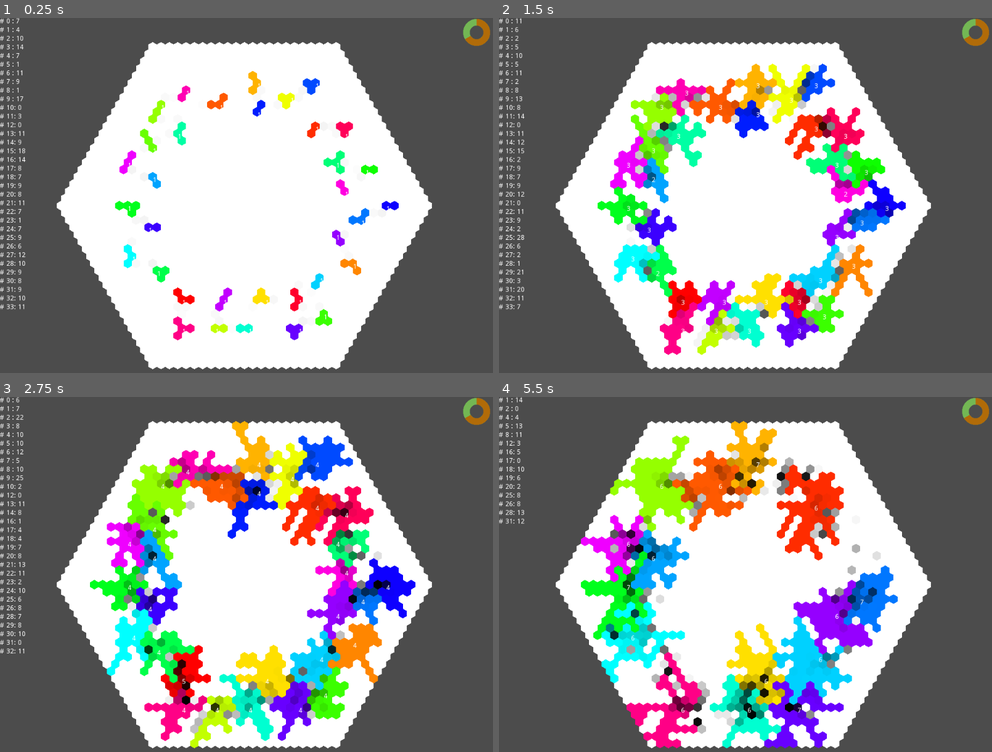
Above: before the commit, frames 1-4 (two rows, left to right).
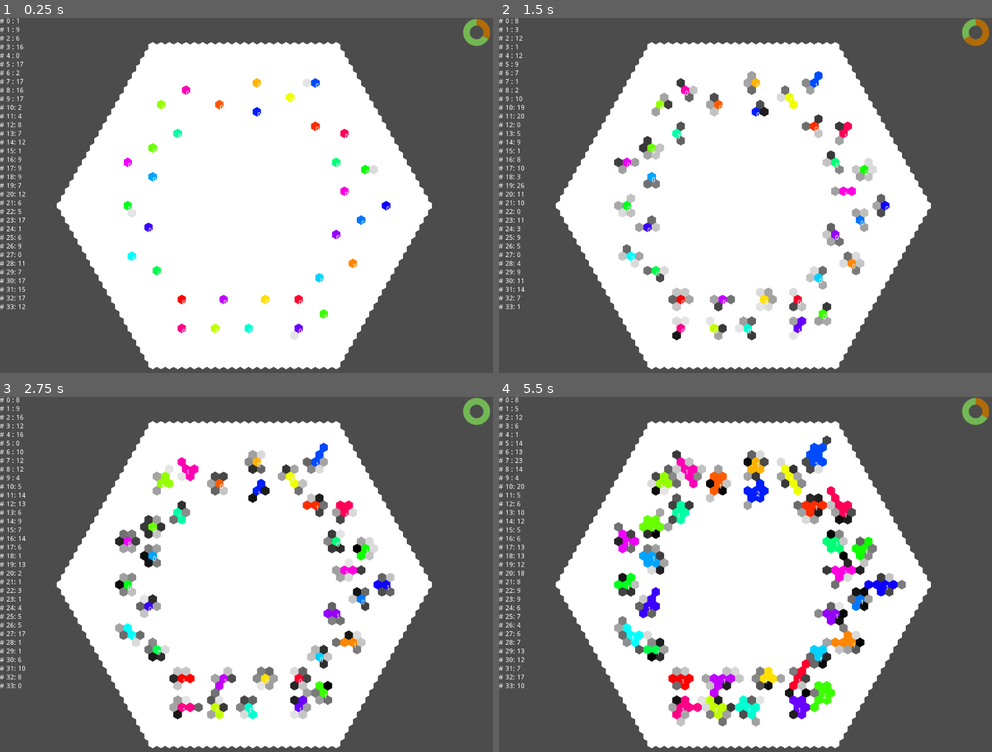
Above: after the commit, the same moments.

Repository: Pe3Hu/mapere
Game: Godot game, scene res://scenes/Game.tscn
The game is run twice, just before and just after one commit, with the same random seed, the same clock (stepped at 60 frames per second) and the same inputs.
Inputs (mouse positions are in pixels of both pictures, inside the frame that each line leads up to):
- Up to frame 1 (0.25 s): no input
- Up to frame 2 (1.5 s): move the mouse to (853, 188) at 0.52 s; click (853, 188) at 0.67 s; move the mouse to (646, 223) at 1.27 s; click (646, 223) at 1.42 s
- Up to frame 3 (2.75 s): move the mouse to (295, 503) at 2.02 s; click (295, 503) at 2.17 s
- Up to frame 4 (5.5 s): move the mouse to (720, 659) at 2.77 s; click (720, 659) at 2.92 s; move the mouse to (893, 641) at 3.52 s; click (893, 641) at 3.67 s; move the mouse to (597, 528) at 4.27 s; click (597, 528) at 4.42 s; move the mouse to (770, 585) at 5.02 s; click (770, 585) at 5.17 s

The runs differ from the first frame. In frame 1, 2.8% of the frame differs, in the area x 3-99%, y 0-91%; in frame 2, 17%; in frame 3, 23%; in frame 4, 25%, in the area x 0-99%, y 0-99%.

Commit message:
version 0.012
1. Ammo detonation added
2. Ammo & Cannon upgrade_rank added
3. hex.dict.direction added

Diff:
--- a/scenes/Game.tscn
+++ b/scenes/Game.tscn
@@ -8,7 +8,7 @@
 script = ExtResource( 2 )
 
 [node name="Timer" type="Timer" parent="."]
-wait_time = 0.015
+wait_time = 0.05
 autostart = true
 
 [node name="TimeBar" type="TextureProgress" parent="."]
--- a/scripts/Classes.gd
+++ b/scripts/Classes.gd
@@ -43,6 +43,7 @@
 		arr.point = []
 		arr.neighbor = []
 		dict.challenger = {}
+		dict.direction = {}
 		flag.visiable = false
 		flag.capital = false
 		obj.map = input_.map
@@ -53,11 +54,15 @@
 			arr.point.append(dot.vec.pos)
 			vec.center += dot.vec.pos/arr.dot.size()
 
+		for _i in Global.num.map.neighbors:
+			dict.direction[_i] = null
+
 	func contribute_damage(bastion_, value_):
-		if dict.challenger.keys().has(bastion_):
-			dict.challenger[bastion_] += value_
-		else:
-			dict.challenger[bastion_] = value_
+		if bastion_ != obj.bastion:
+			if dict.challenger.keys().has(bastion_):
+				dict.challenger[bastion_] += value_
+			else:
+				dict.challenger[bastion_] = value_
 
 	func embody_damage():
 		var conqueror = {}
@@ -189,7 +194,7 @@
 					options.append(types[_i])
 
 		Global.rng.randomize()
-		var index_r = Global.rng.randi_range(0, options.size() - 1)
+		var index_r = Global.rng.randi_range(0, options.size()-1)
 
 		match options[index_r]:
 			"Denomination":
@@ -221,7 +226,7 @@
 						options.append(element)
 
 				Global.rng.randomize()
-				index_r = Global.rng.randi_range(0, options.size() - 1)
+				index_r = Global.rng.randi_range(0, options.size()-1)
 				word.type = options[index_r]
 
 class Cannon:
@@ -230,10 +235,89 @@
 	var obj = {}
 
 	func _init(input_):
-		word.type = input_.type
-		obj.bastion = input_.bastion
+		num.rank = input_.rank
 		num.level = {}
 		num.level.current = 0
+		word.type = input_.type
+		obj.owner = input_.owner
+
+	func upgrade_rank():
+		if num.rank < Global.dict.cannon.rank.keys().size()-1:
+			num.rank += 1
+
+			Global.rng.randomize()
+			var index_r = Global.rng.randi_range(0, Global.dict.cannon.rank[str(num.rank)].size() - 1)
+
+			word.type = Global.dict.cannon.rank[str(num.rank)][index_r]
+			print(word.type)
+		else:
+			print("OverExpCannon")
+
+class Ammo:
+	var num = {}
+	var word = {}
+	var obj = {}
+
+	func _init(input_):
+		num.rank = input_.rank
+		num.level = {}
+		num.level.current = 0
+		word.type = input_.type
+		obj.owner = input_.owner
+
+	func detonation(hex_, charge_,direction_index_):
+		var description = Global.dict.ammo.description[word.type]
+		var charge = float(charge_)/Global.dict.cannon.description[obj.owner.obj.cannon.word.type]["Directions"].size()
+		var targets = []
+		var target = {}
+		target.hex = hex_
+		target.charge = description["Alpha Part"]*charge
+		targets.append(target)
+		obj.owner.update_borderlands()
+
+		for index in description["Directions"]:
+			var hexs = [hex_]
+			var current_index = (direction_index_+index)%Global.num.map.neighbors
+
+			if target.hex.flag.visiable:
+				for _j in description["Range"]:
+					if word.type == "Waver":
+						hexs.append(get_waver_hex(hexs,index))
+					else:
+						hexs.append(hexs.back().dict.direction[current_index])
+
+					if target.hex.flag.visiable:
+						target = {}
+						target.hex = hexs.back()
+						target.charge = description["Beta Part"]/description["Directions"].size()/description["Range"]*charge
+						targets.append(target)
+
+		for target_ in targets:
+			target_.hex.contribute_damage(obj.owner, target.charge)
+
+	func get_waver_hex(hexs_,index_):
+		var options = []
+
+		for neighbor in hexs_.back().arr.neighbor:
+			if obj.owner.arr.borderland.has(neighbor) && !hexs_.has(neighbor):
+				options.append(neighbor)
+
+		if options.size() > 1:
+			options.remove(index_)
+
+		if options.size() > 0:
+			return options[0]
+		else:
+			return hexs_.back()
+
+	func upgrade_rank():
+		num.rank += 1
+
+		Global.rng.randomize()
+		var index_r = Global.rng.randi_range(0, Global.dict.ammo.rank[str(num.rank)].size() - 1)
+
+		word.type = Global.dict.ammo.rank[str(num.rank)][index_r]
+		print(word.type)
 
 class Bastion:
 	var num = {}
@@ -245,11 +329,11 @@
 	func _init(input_):
 		num.index = Global.num.primary_key.bastion
 		Global.num.primary_key.bastion += 1
-		obj.hex = input_.hex
-		obj.hex.obj.bastion = self
-		obj.hex.flag.capital = true
-		obj.map = obj.hex.obj.map
-		arr.hex = [obj.hex]
+		obj.capital = input_.hex
+		obj.capital.obj.bastion = self
+		obj.capital.flag.capital = true
+		obj.map = obj.capital.obj.map
+		arr.hex = [obj.capital]
 		num.fuel = 0
 		num.refill = {}
 		num.refill.card = Global.num.deck.refill
@@ -259,8 +343,11 @@
 		num.level = {}
 		num.level.current = 0
 		num.element = num.index*Global.arr.element.size()/Global.num.primary_key.bastion
+		init_nodes()
 		init_deck()
-
+		init_cannon()
+
+	func init_nodes():
 		node.level = Label.new()
 		node.level.set("custom_fonts/font", load("res://assets/ELEPHNT.TTF"))
 		node.level.set("custom_colors/font_color", Color(1,1,1))
@@ -299,6 +386,26 @@
 
 		arr.deck.shuffle()
 
+	func init_cannon():
+		var input = {}
+		input.owner = self
+		input.type = "Rounder"#Singler Rounder Faner
+		input.rank = 0
+		obj.cannon = Classes.Cannon.new(input)
+
+		init_ammos()
+
+	func init_ammos():
+		arr.ammo = []
+
+		for _i in Global.num.ammo.size:
+			var input = {}
+			input.owner = self
+			input.type = "Basic"# Basic Piercer Splasher Blader Blaster Waver
+			input.rank = 0
+			var ammo = Classes.Ammo.new(input)
+			arr.ammo.append(ammo)
+
 	func refill_hand():
 		arr.hand = []
 
@@ -316,7 +423,7 @@
 			arr.deck.append(arr.discard.pop_back())
 
 		arr.deck.shuffle()
-		launch_expanse()
+		#launch_expanse()
 
 	func use_hand():
 		while arr.hand.size() > 0:
@@ -326,64 +433,57 @@
 
 	func launch_charge():
 		Global.rng.randomize()
-		var index_r = Global.rng.randi_range(0, Global.arr.neighbor[obj.hex.num.parity].size() - 1)
-		var grid = obj.hex.vec.grid
+		var direction_index = Global.rng.randi_range(0, Global.num.map.neighbors-1)
+
+		for index in 1:#Global.dict.cannon.description[obj.cannon.word.type]["Directions"]:
+			var sub_index = (direction_index+index)%Global.num.map.neighbors
+			#print(self,sub_index)
+			sub_launch(sub_index)
+
+	func sub_launch(sub_index_):
+		var direction_index = sub_index_
+		var current_hex = obj.capital
+		var type = ""
 		#pls fix this bug 1
 		var counter = 0
 
 		while num.charge > 0 && counter < 100:
 			counter += 1
-
-			if obj.map.check_border(grid):
-				var direction_hex = obj.map.arr.hex[grid.y][grid.x]
-
-				if direction_hex.flag.visiable:
-					var type = ""
-
-					if direction_hex.obj.bastion == null:
-						type = "Damage"
-					else:
-						if direction_hex.obj.bastion.num.index == num.index:
-							type = "Move"
-
-							if direction_hex.num.hp.current != direction_hex.num.hp.max:
-								if !direction_hex.flag.capital:
-									type = "Heal"
-						else:
-							type = "Damage"
-
-					match type:
-						"Move":
-							var parity = int(grid.y)%2
-							index_r = get_deviation(index_r)
-							var direction = Global.arr.neighbor[parity][index_r]
-							grid += direction
-							var border = false
-
-							if !obj.map.check_border(grid):
-								border = true
-							else:
-								var next_hex = obj.map.arr.hex[grid.y][grid.x]
-
-								if !next_hex.flag.visiable:
-									border = true
-
-							if border:
-								grid -= direction
-								var new_index = get_after_border_direction(direction_hex, index_r)
-								#pint("old",index_r)
-								#pint("new",new_index)
-								index_r = new_index
-								direction = Global.arr.neighbor[parity][new_index]
-								grid += direction
-
-							#value -= 1
-						"Heal":
-							direction_hex.get_heal(num.charge)
-						"Damage":
-							direction_hex.contribute_damage(self, num.charge)
+			#print(self,current_hex)
+
+			if current_hex.obj.bastion == null:
+				type = "Damage"
+			else:
+				if current_hex.obj.bastion.num.index == num.index:
+					type = "Move"
+
+					if current_hex.num.hp.current != current_hex.num.hp.max:
+						if !current_hex.flag.capital:
+							type = "Heal"
+				else:
+					type = "Damage"
+
+			match type:
+				"Move":
+					direction_index = get_deviation(current_hex,direction_index)
+					current_hex = current_hex.dict.direction[direction_index]
+
+					if !current_hex.dict.direction[direction_index].flag.visiable:
+						direction_index = get_after_border_direction(current_hex, direction_index)
+
+					#value -= 1
+				"Heal":
+					current_hex.get_heal(num.charge)
+				"Damage":
+					arr.ammo.front().detonation(current_hex,num.charge,direction_index)
+					next_ammo()
 
 		num.fuel = 0
+		num.charge = 0
+
+	func next_ammo():
+		var ammo = arr.ammo.pop_front()
+		arr.ammo.append(ammo)
 		num.charge = 0
 
 	func check_charge_value():
@@ -404,62 +504,53 @@
 
 	func launch_expanse():
 		if obj.map.arr.bastion.size() > 1:
-			var ordered = get_borderlands()
-			tick_borderlands(ordered)
-
-	func get_borderlands():
-		var borderlands = []
-		var incloseds = []
+			tick_borderlands()
+
+	func get_ordered():
 		var ordered = []
-		var chains = [[]]
+		update_borderlands()
+		ordered.append_array(arr.hollow)
+		var threats = find_capital_threats()
+		ordered.append_array(threats)
+		return ordered
+
+	func update_borderlands():
+		var hexs = []
+		arr.chain = [[]]
+		arr.borderland = []
+		arr.hollow = []
 
 		for hex in arr.hex:
 			for neighbor in hex.arr.neighbor:
-				if neighbor.obj.bastion != self && !borderlands.has(neighbor):
-					borderlands.append(neighbor)
-
-		for borderland in borderlands:
+				if neighbor.obj.bastion != self && !hexs.has(neighbor):
+					hexs.append(neighbor)
+
+		for hex in hexs:
 			var flag = true
 
-			for neighbor in borderland.arr.neighbor:
-				flag = flag && neighbor.obj.bastion == self
+			for chain in arr.chain:
+				for hex_ in chain:
+					if hex_.arr.neighbor.has(hex) && !chain.has(hex):
+						chain.append(hex)
+						flag = false
 
 			if flag:
-				incloseds.append(borderland)
-				borderlands.erase(borderland)
-
-		ordered.append_array(incloseds)
-		var value = floor(sqrt(arr.hex.size()))
-
-		for borderland in borderlands:
-			var flag = true
-
-			for chain in chains:
-				for hex in chain:
-					if hex.arr.neighbor.has(borderland) && !chain.has(borderland):
-						chain.append(borderland)
-						flag = false
-
-			if flag:
-				chains.append([borderland])
-
-		for _i in range(chains.size()-1,-1-1):
-			var chain = chains[_i]
+				arr.chain.append([hex])
+
+		arr.chain.pop_front()
+
+		for chain in arr.chain:
 			var flag = true
 
 			for hex in chain:
 				for neighbor in hex.arr.neighbor:
 					if !chain.has(neighbor):
-						if neighbor.obj.bastion != self && neighbor.flag.visiable:
-							flag = false
+						flag = flag && neighbor.obj.bastion == self
 
 			if flag:
-				ordered.append_array(chain)
-				chains.erase(chain)
-
-		var threats = find_capital_threats(chains)
-		ordered.append_array(threats)
-		return ordered
+				arr.hollow.append_array(chain)
+			else:
+				arr.borderland.append_array(chain)
 
 	func calc_centroidal():
 		var vec = Vector2()
@@ -476,24 +567,23 @@
 		for bastion in obj.map.arr.bastion:
 			if bastion != self:
 				var dist = {}
-				dist.value = bastion.obj.hex.vec.center.distance_to(centroidal)
+				dist.value = bastion.obj.capital.vec.center.distance_to(centroidal)
 				dist.bastion = bastion
 				dists.append(dist)
 
 		dists.sort_custom(Classes.Sorter, "sort_ascending")
 		return dists
 
-	func find_capital_threats(chains_):
+	func find_capital_threats():
 		var ordered = []
 		var threats = []
 		var bastions = find_nearest_capital()
 
-		for chain in chains_:
-			for hex in chain:
-				var threat = {}
-				threat.value = hex.vec.center.distance_to(bastions[0].bastion.obj.hex.vec.center)
-				threat.hex = hex
-				threats.append(threat)
+		for hex in arr.borderland:
+			var threat = {}
+			threat.value = hex.vec.center.distance_to(bastions[0].bastion.obj.capital.vec.center)
+			threat.hex = hex
+			threats.append(threat)
 
 		threats.sort_custom(Classes.Sorter, "sort_ascending")
 
@@ -502,56 +592,54 @@
 
 		return ordered
 
-	func tick_borderlands(ordered_):
+	func tick_borderlands():
+		var ordered = get_ordered()
 		var value = floor(sqrt(arr.hex.size()))
 
 		for _i in value:
-			var hex = ordered_.pop_front()
+			var hex = ordered.pop_front()
 			hex.contribute_damage(self, value)
 
-	func get_deviation(old_index_):
+	func get_deviation(hex_,old_index_):
 		var options = []
 		var copy = 2
-		var n = Global.arr.neighbor[0].size()
 
 		for _i in range(-1,1,1):
-			var index = (old_index_+_i+n)%n
-			options.append(index)
-
-			if index == old_index_:
-				for _j in copy:
+			var index = (old_index_+_i+Global.num.map.neighbors)%Global.num.map.neighbors
+
+			if hex_.dict.direction[index] != null:
+				if hex_.dict.direction[index].flag.visiable:
 					options.append(index)
 
+					if index == old_index_:
+						for _j in copy:
+							options.append(index)
+
 		Global.rng.randomize()
-		var index_r = Global.rng.randi_range(0, options.size() - 1)
+		var index_r = Global.rng.randi_range(0, options.size()-1)
 		return options[index_r]
 
 	func get_after_border_direction(hex_, old_index_):
 		var options = []
-		var parity = int(hex_.vec.grid.y)%2
-		var n = Global.arr.neighbor[parity].size()
-		var reflected_index = (n/2+old_index_)%n
-		var reflected_direction = Global.arr.neighbor[parity][reflected_index]
-
-		for _i in Global.arr.neighbor[parity].size():
-			var neighbor = Global.arr.neighbor[parity][_i]
-			var grid = hex_.vec.grid + neighbor
-
-			if obj.map.check_border(grid) && reflected_direction != neighbor:
-				options.append(_i)
+		var reflected_index = (Global.num.map.neighbors/2+old_index_)%Global.num.map.neighbors
+
+		for index in Global.num.map.neighbors:
+			if hex_.dict.direction[index] != null:
+				if hex_.dict.direction[index].flag.visiable && reflected_index != index:
+					options.append(index)
 
 		Global.rng.randomize()
-		var index_r = Global.rng.randi_range(0, options.size() - 1)
+		var index_r = Global.rng.randi_range(0, options.size()-1)
 		return options[index_r]
 
 	func update_connects():
 		var unconnecteds = []
-		var connecteds = [[obj.hex]]
+		var connecteds = [[obj.capital]]
 
 		for hex in arr.hex:
 			unconnecteds.append(hex)
 
-		unconnecteds.erase(obj.hex)
+		unconnecteds.erase(obj.capital)
 
 		var flag = true
 		var _i = 0
@@ -587,30 +675,38 @@
 		choose_upgrade()
 
 	func choose_upgrade():
-		if num.level.current%2:
-			if arr.discard.size() > 0:
-				var card = null
-
-				for card_ in arr.discard:
-					if card_.word.type == "Blank":
-						card = card_
-
-				if card != null:
-					card.upgrade()
-				else:
-					print("error 2 upgrade card:no Blank in discard")
+		if arr.discard.size() > 0:
+			var card = null
+
+			for card_ in arr.discard:
+				if card_.word.type == "Blank":
+					card = card_
+
+			if card != null:
+				card.upgrade()
 			else:
-				print("error 1 upgrade card: discard size == 0")
+				print("error 2 upgrade card:no Blank in discard")
 		else:
-			upgrade_cannon()
-
-	func upgrade_cannon():
-		match num.level.current:
-			"2":
-				pass
+			print("error 1 upgrade card: discard size == 0")
+
+		if num.level.current%12 == 0:
+			upgrade_ammo()
+		if num.level.current%12 == 0:
+			obj.cannon.upgrade_rank()
+
+	func upgrade_ammo():
+		var options = []
+
+		for ammo in arr.ammo:
+			for _i in pow(Global.dict.ammo.rank.keys().size()-1-ammo.num.rank,2):
+				options.append(ammo)
+
+		Global.rng.randomize()
+		var index_r = Global.rng.randi_range(0, options.size()-1)
+		options[index_r].upgrade_rank()
 
 	func die():
-		obj.hex.flag.capital = false
+		obj.capital.flag.capital = false
 
 		for hex in arr.hex:
 			hex.reset()
@@ -640,7 +736,7 @@
 
 		init_dots()
 		init_hexs()
-		init_neighbor()
+		init_neighbors()
 		around_center()
 		init_sectors()
 		init_bastions()
@@ -709,10 +805,11 @@
 
 		arr.hex.pop_back()
 
-	func init_neighbor():
+	func init_neighbors():
 		for hexs in arr.hex:
 			for hex in hexs:
-				for neighbor in Global.arr.neighbor[hex.num.parity]:
+				for index in Global.num.map.neighbors:
+					var neighbor = Global.arr.neighbor[hex.num.parity][index]
 					var grid = hex.vec.grid + neighbor
 
 					if check_border(grid):
@@ -722,9 +819,12 @@
 							hex.arr.neighbor.append(neighbor_hex)
 							neighbor_hex.arr.neighbor.append(hex)
 
+							var reflected_index = (index+Global.num.map.neighbors/2)%Global.num.map.neighbors
+							hex.dict.direction[index] = neighbor_hex
+							neighbor_hex.dict.direction[reflected_index] = hex
+
 	func around_center():
-		var n = arr.hex.size()/2
-		var center = arr.hex[n][n]
+		var center = arr.hex[arr.hex.size()/2][arr.hex.size()/2]
 		var arounds = [[center]]
 		center.num.ring = 0
 		center.flag.visiable = true
@@ -805,7 +905,7 @@
 
 		while options.size() > 0:
 			Global.rng.randomize()
-			var index_r = Global.rng.randi_range(0, options.size() - 1)
+			var index_r = Global.rng.randi_range(0, options.size()-1)
 			var input = {}
 			input.hex = options[index_r]
 			var bastion = Classes.Bastion.new(input)
@@ -826,7 +926,7 @@
 			hex.recolor("Sectors")
 
 		for bastion in arr.bastion:
-			bastion.obj.hex.recolor("Bastions")
+			bastion.obj.capital.recolor("Bastions")
 
 	func embody_hexs():
 		for hexs in arr.hex:
--- a/scripts/Game.gd
+++ b/scripts/Game.gd
@@ -5,7 +5,7 @@
 	Global.obj.map = Classes.Map.new()
 
 	#Global.rng.randomize()
-	#var index_r = Global.rng.randi_range(0, options.size() - 1)
+	#var index_r = Global.rng.randi_range(0, options.size()-1)
 
 func _ready():
 	init_map()
--- a/scripts/Global.gd
+++ b/scripts/Global.gd
@@ -21,6 +21,7 @@
 	num.map.a = 10
 	num.map.h = 2*num.map.a
 	num.map.w = sqrt(3)*num.map.a
+	num.map.neighbors = 6
 
 	num.dot = {}
 	num.dot.n = num.map.rings*2-1
@@ -30,6 +31,9 @@
 	num.deck = {}
 	num.deck.size = 12
 	num.deck.refill = num.deck.size/3
+
+	num.ammo = {}
+	num.ammo.size = 6
 
 func init_primary_key():
 	num.primary_key = {}
@@ -58,6 +62,92 @@
 
 	for key in dict.sphenic_number.full.keys():
 		dict.sphenic_number.keys.append(int(key))
+
+	dict.cannon = {}
+	dict.cannon.rank = {
+		"0": ["Singler"],
+		"1": ["Rounder","Faner"],
+		"2": ["Beamer","Artillery"]
+	}
+	dict.cannon.description = {
+		"Singler": {
+			"Directions": [0],
+		},
+		"Rounder": {
+			"Directions": [0,4,2],
+		},
+		"Faner": {
+			"Directions": [0,5,1],
+		},
+		"Beamer": {
+			"Directions": [0],
+		},
+		"Artillery": {
+			"Directions": [0],
+		}
+	}
+	dict.ammo = {}
+	dict.ammo.rank = {
+		"0": ["Basic"],
+		"1": ["Splasher","Piercer"],
+		"2": ["Blader","Waver","Blaster"]
+	}
+	dict.ammo.description = {
+		"Basic": {
+			"Alpha Part": 1,
+			"Beta Part": 0,
+			"Directions": [],
+			"Range": 0,
+			"Dilution": 0,
+			"Alpha Factor": 1,
+			"Beta Factor": 0
+		},
+		"Splasher": {
+			"Alpha Part": 0.5,
+			"Beta Part": 0.5,
+			"Directions": [5,1],
+			"Range": 1,
+			"Dilution": 0,
+			"Alpha Factor": 1,
+			"Beta Factor": 1
+		},
+		"Piercer": {
+			"Alpha Part": 0.5,
+			"Beta Part": 0.5,
+			"Directions": [0],
+			"Range": 1,
+			"Dilution": 0,
+			"Alpha Factor": 1,
+			"Beta Factor": 1
+		},
+		"Blader": {
+			"Alpha Part": 0.5,
+			"Beta Part": 0.5,
+			"Directions": [0,1,2],
+			"Range": 2,
+			"Dilution": 0,
+			"Alpha Factor": 1,
+			"Beta Factor": 1
+		},
+		"Waver": {
+			"Alpha Part": 0.5,
+			"Beta Part": 0.5,
+			"Directions": [0,1],
+			"Range": 3,
+			"Dilution": 0,
+			"Alpha Factor": 1,
+			"Beta Factor": 1
+		},
+		"Blaster": {
+			"Alpha Part": 0.5,
+			"Beta Part": 0.5,
+			"Directions": [0,1,2,3,4,5],
+			"Range": 1,
+			"Dilution": 0,
+			"Alpha Factor": 1,
+			"Beta Factor": 1
+		}
+	}
 
 	dict.sphenic_number.keys.sort()
 
--- a/scripts/MapDraw.gd
+++ b/scripts/MapDraw.gd
@@ -28,7 +28,7 @@
 
 func _process(delta):
 	for bastion in Global.obj.map.arr.bastion:
-		bastion.node.level.rect_global_position =  bastion.obj.hex.vec.center
+		bastion.node.level.rect_global_position =  bastion.obj.capital.vec.center
 		bastion.node.level.text = str(bastion.num.level.current)
 
 	update()
